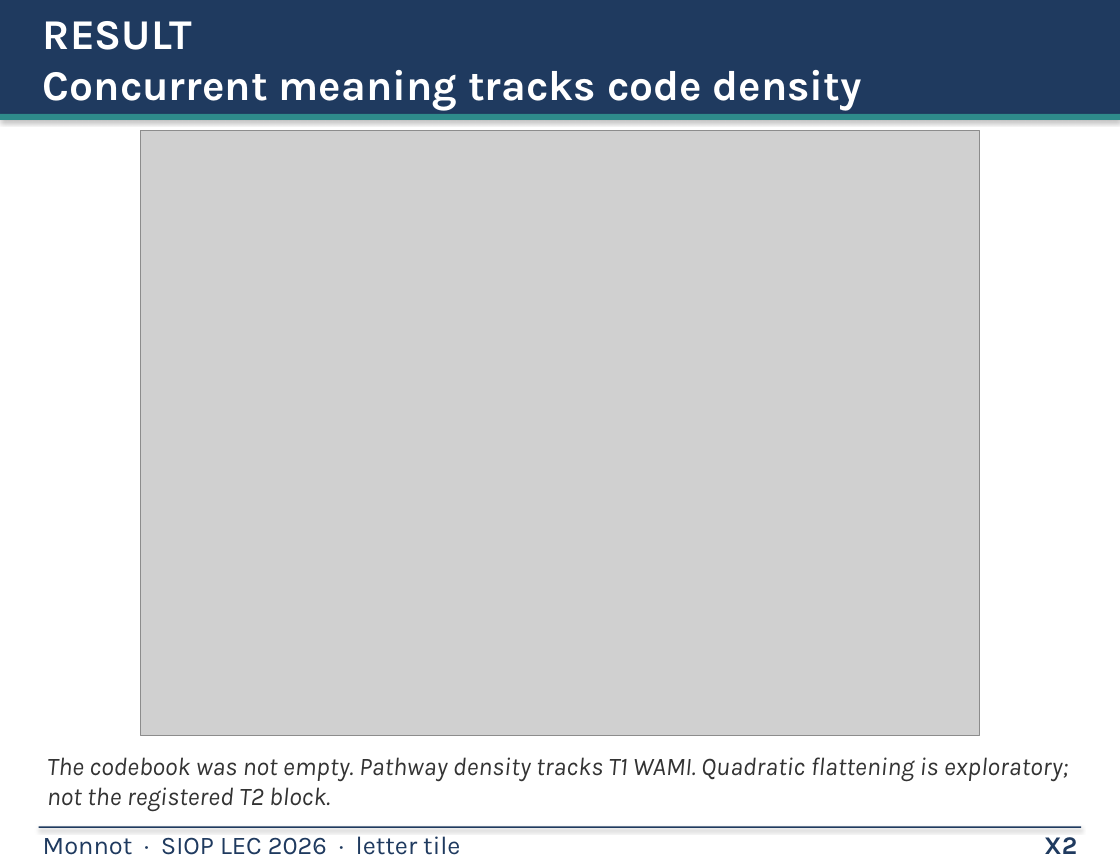
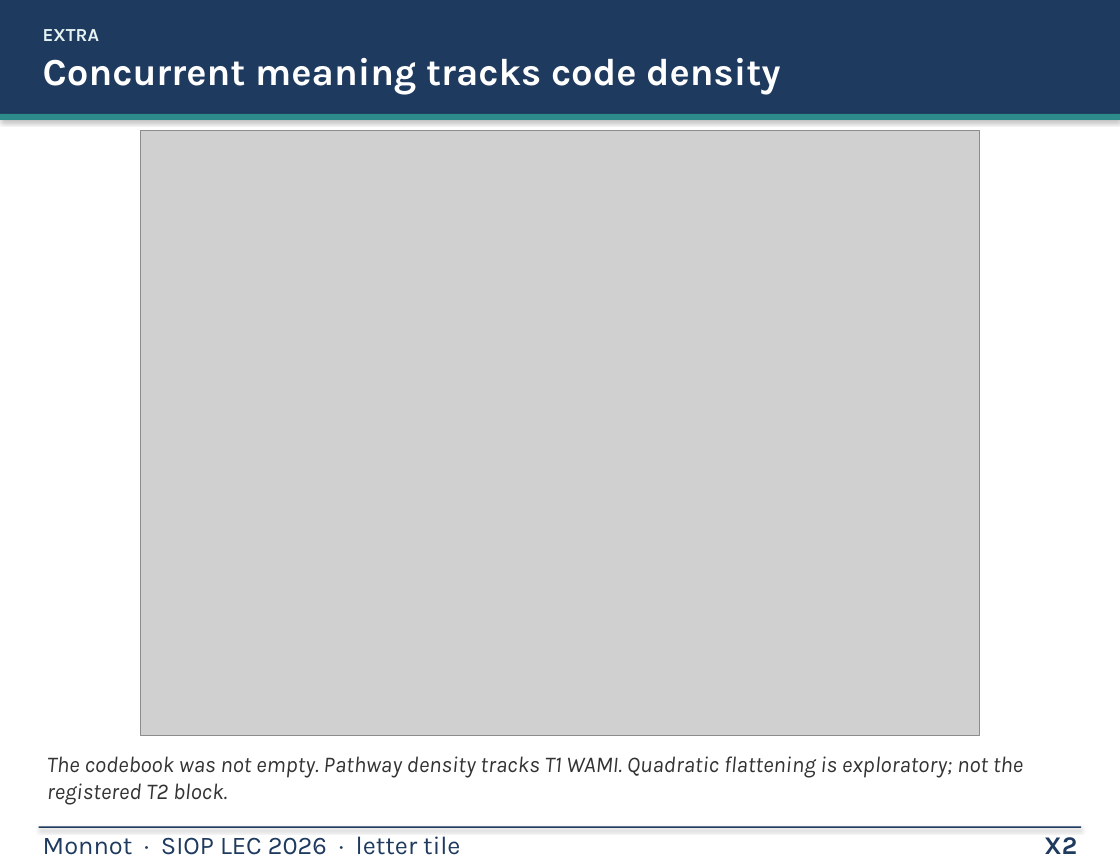
Before and after one commit to mjmonnot/mjmonnot.github.io, a slide deck: slide 18 of lec-2026/assets/Monnot_Poster_v5.pptx. Drawn at 1120x865 pixels with LibreOffice and Linux fonts; fonts in the diff are those of the drawing; grey boxes stand for pictures. Boxes give left, top, right and bottom in pixels: in the first picture for what was removed or moved away, otherwise in the second. Text is boxed around its words. In the diff, an @@ line names an element or a change of style, - is before the commit and + after.

Commit message:
lec-2026: poster tiles follow the design page (takeaway headers, prompt dot plot, people-unit competence figure, pathway color rules)

```diff
--- a/lec-2026/assets/Monnot_Poster_v5.pptx
+++ b/lec-2026/assets/Monnot_Poster_v5.pptx
@@ text at <box>43,29,99,41</box>: text changed; size 30 to 13 pt; text colour #FFFFFF to #E4F2F2 @@
-RESULT
+EXTRA
@@ text at <box>43,58,780,95</box>: size 30 to 27 pt in "Concurrent meaning tracks code density" @@
@@ text "The codebook was not empty. ..." at <box>47,756,1023,805</box>: size 18 to 16 pt @@
```
Also in this commit, not shown: 18 other slides changed, 6 other files.
